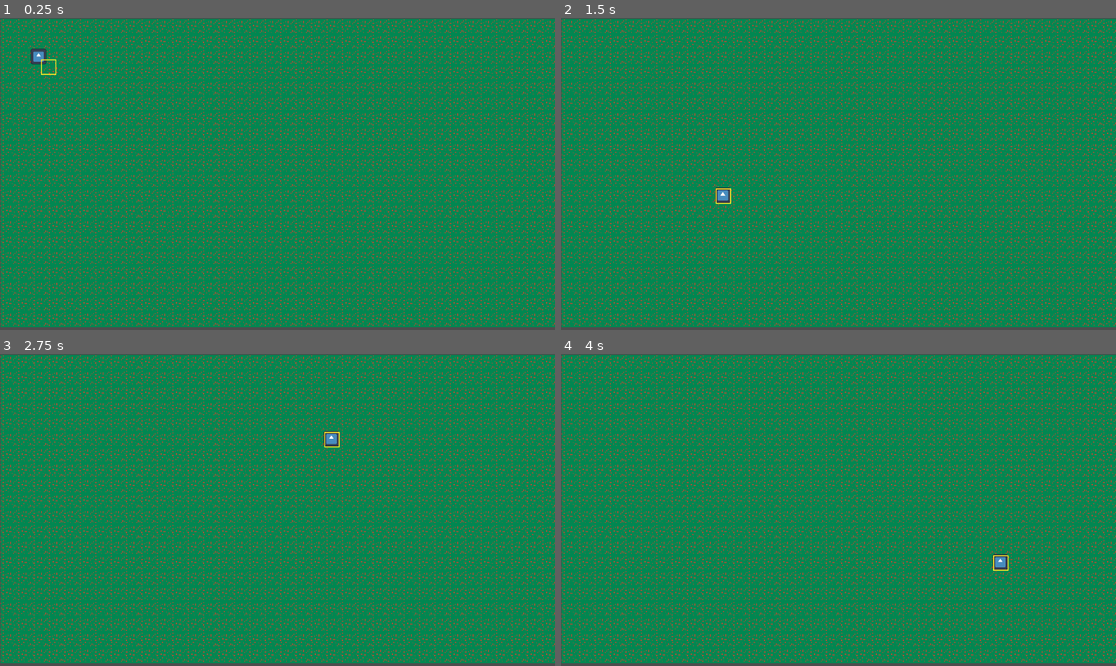
Above: before the commit, frames 1-4 (two rows, left to right).
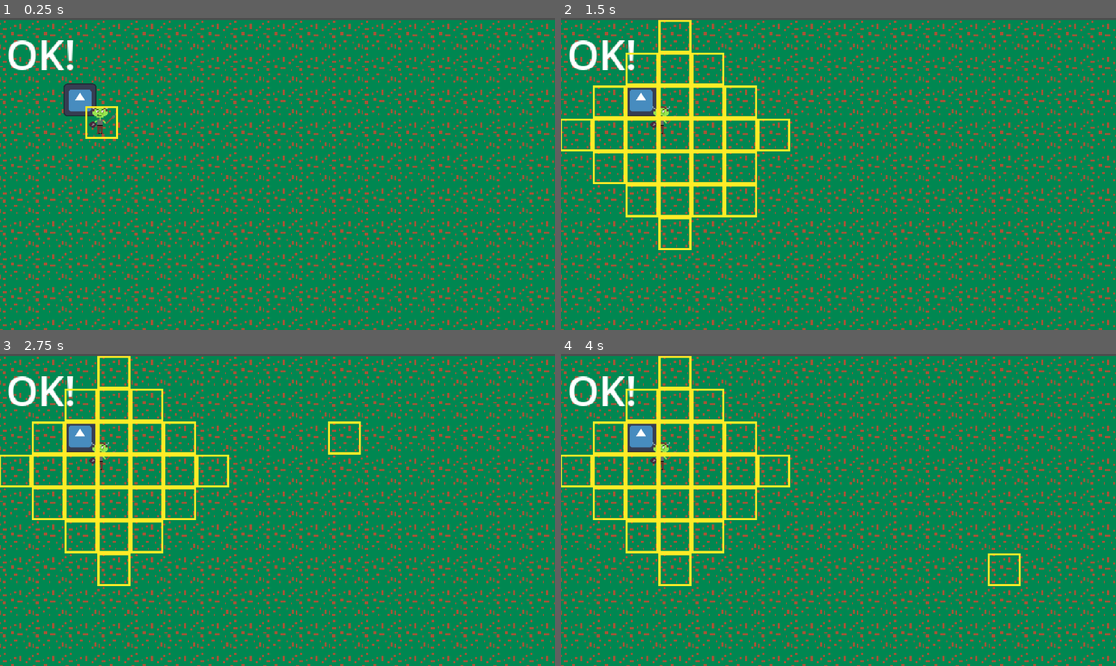
Above: after the commit, the same moments.

Repository: JacobsDevs/dndswat
Game: Godot game, scene res://Scenes/world.tscn
Two runs of this game, one before a commit and one after it. Both use one fixed random seed, a clock stepped at 60 frames per second and the inputs below. The engine's default icon, where the game draws it, is replaced by a stand-in: a white triangle on a blue panel in a dark square.
Inputs (mouse positions are in pixels of both pictures, inside the frame that each line leads up to):
- Up to frame 1 (0.25 s): no input
- Up to frame 2 (1.5 s): tap Enter at 0.5 s; move the mouse to (960, 158) at 0.52 s; click (960, 158) at 0.6 s; tap Space at 1.25 s; move the mouse to (727, 189) at 1.27 s; click (727, 189) at 1.35 s
- Up to frame 3 (2.75 s): tap Enter at 2 s; move the mouse to (333, 441) at 2.02 s; click (333, 441) at 2.1 s
- Up to frame 4 (4 s): tap Space at 2.75 s; move the mouse to (810, 572) at 2.77 s; click (810, 572) at 2.85 s; tap Enter at 3.5 s; move the mouse to (1005, 556) at 3.52 s; click (1005, 556) at 3.6 s

The runs differ from the first frame. In frame 1, 31% of the frame differs, in the area x 0-100%, y 0-100%; in frame 2, 34%; in frame 3, 34%; in frame 4, 34%.
Error before the commit: Invalid assignment of property or key 'texture' with value of type 'CompressedTexture2D' on a base object of type 'Nil'. (res://Scripts/combatant.gd:11)

Commit message:
Add: Turns, Movement, Turn progression & Camera

Diff:
--- a/Resources/enemy.gd
+++ b/Resources/enemy.gd
@@ -4,4 +4,4 @@
 @export var name: String
 @export var max_hp: int
 @export var damage_range: Array
-@export var image: Texture
+@export var image: Texture2D
--- /dev/null
+++ b/Scenes/pathfinding_handler.gd
@@ -0,0 +1,41 @@
+class_name Pathfinder
+extends Node
+
+@onready var tile_map_layer: TileMapLayer = $"../TileMapLayer"
+
+var astar = AStar2D.new()
+var directions: Array[Vector2] = [Vector2(0, 32), Vector2(0, -32), Vector2(32, 0), Vector2(-32, 0)]
+var location_dict: Dictionary = {}
+
+# Called when the node enters the scene tree for the first time.
+func _ready() -> void:
+	build_points()
+	pass # Replace with function body.
+
+# Called every frame. 'delta' is the elapsed time since the previous frame.
+func _process(delta: float) -> void:
+	pass
+
+func build_points():
+	for i in tile_map_layer.get_used_cells():
+		var location = tile_map_layer.map_to_local(i)
+		location_dict[location] = true
+		astar.add_point(astar.get_available_point_id(), location, 1)
+	for i in astar.get_point_ids():
+		var point_location = astar.get_point_position(i)
+		for j in directions:
+			if location_dict.has(point_location + j):
+				astar.connect_points(i, astar.get_closest_point(point_location + j))
+				print("Found neighbour" + str(point_location) + "at" + str(point_location + j))
+
+func calculate_destinations(speed: int, position: Vector2):
+	var successful_paths: Array
+	for i in astar.get_point_ids():
+		var potential_path = astar.get_point_path(astar.get_closest_point(position), i)
+		if potential_path.size() <= speed and potential_path.size() > 1:
+			successful_paths.append(potential_path)
+	var uniq: Dictionary
+	for i in successful_paths:
+		for j in i:
+			uniq[j] = 1
+	return uniq.keys()
--- a/Scenes/player.tscn
+++ b/Scenes/player.tscn
@@ -17,3 +17,5 @@
 [node name="Sprite2D" type="Sprite2D" parent="."]
 scale = Vector2(0.25, 0.25)
 texture = ExtResource("2_gv4mv")
+
+[node name="NavigationAgent2D" type="NavigationAgent2D" parent="."]
--- a/Scenes/world.tscn
+++ b/Scenes/world.tscn
@@ -1,11 +1,14 @@
-[gd_scene load_steps=10 format=4 uid="uid://gmdepxlmmfuy"]
+[gd_scene load_steps=12 format=4 uid="uid://gmdepxlmmfuy"]
 
 [ext_resource type="Texture2D" uid="uid://dlo7vwaeme6lc" path="res://Sprites/Tiles/Grass.png" id="1_a16wb"]
 [ext_resource type="Script" path="res://Scripts/tile_map_layer.gd" id="2_0yk47"]
 [ext_resource type="PackedScene" uid="uid://5gfglghifsu0" path="res://Scenes/player.tscn" id="2_7meun"]
 [ext_resource type="Script" path="res://Scripts/input_handler.gd" id="3_4jk2y"]
+[ext_resource type="Script" path="res://Scenes/pathfinding_handler.gd" id="3_iyesj"]
 [ext_resource type="Script" path="res://Scripts/turn_handler.gd" id="5_khh44"]
 [ext_resource type="Script" path="res://Scripts/npc_factory.gd" id="6_85ite"]
+[ext_resource type="Script" path="res://Scripts/ui.gd" id="7_l8g4c"]
+[ext_resource type="Script" path="res://Scripts/label.gd" id="7_uk0vg"]
 
 [sub_resource type="TileSetAtlasSource" id="TileSetAtlasSource_em38j"]
 texture = ExtResource("1_a16wb")
@@ -19,23 +22,22 @@
 tile_size = Vector2i(32, 32)
 sources/0 = SubResource("TileSetAtlasSource_em38j")
 
-[sub_resource type="NavigationPolygon" id="NavigationPolygon_sdpea"]
-vertices = PackedVector2Array(1142, 630, 10, 630, 10, 10, 1142, 10)
-polygons = Array[PackedInt32Array]([PackedInt32Array(0, 1, 2, 3)])
-outlines = Array[PackedVector2Array]([PackedVector2Array(0, 0, 1152, 0, 1152, 640, 0, 640)])
-cell_size = 32.0
+[node name="World" type="Node2D"]
 
-[node name="World" type="Node2D"]
+[node name="NPCFactory" type="Node" parent="."]
+script = ExtResource("6_85ite")
+
+[node name="TurnHandler" type="Node" parent="."]
+script = ExtResource("5_khh44")
+
+[node name="PathfindingHandler" type="Node" parent="."]
+script = ExtResource("3_iyesj")
 
 [node name="TileMapLayer" type="TileMapLayer" parent="."]
 position = Vector2(1, 2)
 tile_map_data = PackedByteArray("AAAAAAAAAAAAAAAAAAAAAAEAAAAAAAAAAAAAAAIAAAAAAAAAAAAAAAMAAAAAAAAAAAAAAAQAAAAAAAAAAAAAAA …(11440 unchanged characters)…
 tile_set = SubResource("TileSet_wat6a")
 script = ExtResource("2_0yk47")
-
-[node name="NavigationRegion2D" type="NavigationRegion2D" parent="TileMapLayer"]
-position = Vector2(-1, -2)
-navigation_polygon = SubResource("NavigationPolygon_sdpea")
 
 [node name="Character" parent="." instance=ExtResource("2_7meun")]
 position = Vector2(80, 80)
@@ -44,8 +46,23 @@
 position = Vector2(1, 2)
 script = ExtResource("3_4jk2y")
 
-[node name="TurnHandler" type="Node" parent="."]
-script = ExtResource("5_khh44")
+[node name="UI" type="Control" parent="."]
+layout_mode = 3
+anchors_preset = 0
+offset_right = 40.0
+offset_bottom = 40.0
+script = ExtResource("7_l8g4c")
 
-[node name="NPCFactory" type="Node" parent="."]
-script = ExtResource("6_85ite")
+[node name="TurnLabel" type="Label" parent="UI"]
+layout_mode = 0
+offset_left = 8.0
+offset_top = 8.0
+offset_right = 48.0
+offset_bottom = 31.0
+theme_override_font_sizes/font_size = 40
+text = "OK!"
+script = ExtResource("7_uk0vg")
+
+[node name="Camera2D" type="Camera2D" parent="."]
+position = Vector2(272, 152)
+zoom = Vector2(2.135, 2.135)
--- a/Scripts/character_body_2d.gd
+++ b/Scripts/character_body_2d.gd
@@ -3,7 +3,7 @@
 
 const SPEED = 300.0
 const JUMP_VELOCITY = -400.0
-
+var _name = "Test"
 
 func _physics_process(delta: float) -> void:
 	pass
--- a/Scripts/combatant.gd
+++ b/Scripts/combatant.gd
@@ -1,15 +1,18 @@
 class_name Combatant
 extends Node2D
 
-@onready var sprite_2d: Sprite2D = $Sprite2D
-var combatant_name: String
+var sprite_2d: Sprite2D
+var _name: String
 # Called when the node enters the scene tree for the first time.
 func _ready() -> void:
 	pass
 
-func _init(resource: Enemy) -> void:
+func setup(resource: Enemy) -> void:
+	sprite_2d = $Sprite2D
+	print(resource.name)
+	print(resource.image)
+	self._name = resource.name
 	self.sprite_2d.texture = resource.image
-	self.combatant_name = resource.name
 
 # Called every frame. 'delta' is the elapsed time since the previous frame.
 func _process(delta: float) -> void:
--- a/Scripts/input_handler.gd
+++ b/Scripts/input_handler.gd
@@ -3,9 +3,13 @@
 @onready var world: Node2D = $".."
 @onready var tile_map_layer: TileMapLayer = $"../TileMapLayer"
 @onready var character: CharacterBody2D = $"../Character"
+@onready var turn_handler: TurnHandler = $"../TurnHandler"
+@onready var pathfinding_handler: Pathfinder = $"../PathfindingHandler"
 const SELECTOR = preload("res://Scenes/Selector.tscn")
+var neighbours: Array = []
 var inst
-
+var current_point
+var valid_spaces = []
 # Called when the node enters the scene tree for the first time.
 func _ready() -> void:
 	var instance = SELECTOR.instantiate()
@@ -15,14 +19,34 @@
 
 func _input(event) -> void:
 	if event is InputEventMouseMotion or event is InputEventMouseButton:
-		var loc = tile_map_layer.local_to_map(event.global_position)
+		var loc = tile_map_layer.local_to_map(get_global_mouse_position())
+		if valid_spaces == []:
+			valid_spaces = pathfinding_handler.calculate_destinations(turn_handler.available_movement + 1, turn_handler.active_actor.position)
 		if event is InputEventMouseMotion:
-			print("Coods is " + str(tile_map_layer.local_to_map(event.global_position)))
-			inst.position = tile_map_layer.map_to_local(loc)
+			var point = pathfinding_handler.astar.get_closest_point(event.global_position)
+			if current_point == point:
+				return
+			else:
+				current_point = point
+				var connections = pathfinding_handler.astar.get_point_connections(point)
+				for i in neighbours:
+					remove_child(i)
+				neighbours = []
+				for i in valid_spaces:
+					var inst = SELECTOR.instantiate()
+					inst.position = i
+					add_child(inst)
+					neighbours.append(inst)
+				inst.position = tile_map_layer.map_to_local(loc)
 		if event is InputEventMouseButton:
 			if Input.is_action_just_released("left_click"):
-				print("Ok!")
-				character.position = tile_map_layer.map_to_local(loc)
+				if valid_spaces.has(tile_map_layer.map_to_local(loc)):
+					var player_point = pathfinding_handler.astar.get_closest_point(turn_handler.active_actor.position)
+					var destination = pathfinding_handler.astar.get_closest_point(tile_map_layer.map_to_local(loc))
+					var path_array = pathfinding_handler.astar.get_point_path(player_point, destination)
+					turn_handler.active_actor.position = tile_map_layer.map_to_local(loc)
+					turn_handler.progress_turn(path_array.size() - 1)
+					valid_spaces = []
 
 # Called every frame. 'delta' is the elapsed time since the previous frame.
 func _process(delta: float) -> void:
--- /dev/null
+++ b/Scripts/label.gd
@@ -0,0 +1,14 @@
+extends Label
+
+
+# Called when the node enters the scene tree for the first time.
+func _ready() -> void:
+	pass # Replace with function body.
+
+
+# Called every frame. 'delta' is the elapsed time since the previous frame.
+func _process(delta: float) -> void:
+	pass
+
+func set_turn(combatant):
+	text = combatant._name
--- a/Scripts/npc_factory.gd
+++ b/Scripts/npc_factory.gd
@@ -1,14 +1,18 @@
+class_name NPCFactory
 extends Node
 
-
+@onready var combatant = preload('res://Scenes/combatant.tscn')
+@onready var data: Resource = preload("res://Resources/Goblin.tres")
 # Called when the node enters the scene tree for the first time.
 func _ready() -> void:
-	pass # Replace with function body.
+	pass
 
 
 # Called every frame. 'delta' is the elapsed time since the previous frame.
 func _process(delta: float) -> void:
 	pass
 
-#func create_enemy() -> Enemy:
-	#pass
+func create_enemy() -> Combatant:
+	var enemy: Combatant = combatant.instantiate()
+	enemy.setup(data)
+	return enemy
--- a/Scripts/turn_handler.gd
+++ b/Scripts/turn_handler.gd
@@ -1,31 +1,37 @@
+class_name TurnHandler
 extends Node
+
+@onready var npc_factory: NPCFactory = $"../NPCFactory"
+@onready var character: CharacterBody2D = $"../Character"
+@onready var ui: Control = $"../UI"
 
 var actor_list: Array = []
 var active_actor
-var goblin: Enemy = preload("res://Resources/Goblin.tres")
-var combatant = preload("res://Scenes/combatant.tscn")
+var available_movement = 3
+
 # Called when the node enters the scene tree for the first time.
 func _ready() -> void:
-	var combi = load("res://Scripts/combatant.gd")
-	var cb: Node2D = combi.new(goblin)
-	actor_list.append(cb.name)
-	add_child(cb)
-	cb.position = Vector2(200, 200)
-	print(actor_list)
-
-# Called every frame. 'delta' is the elapsed time since the previous frame
-func _process(delta: float) -> void:
-	pass
+	var e1 = npc_factory.create_enemy()
+	add_child(e1)
+	e1.position = Vector2(100, 100)
+	actor_list.append(e1)
+	actor_list.append(character)
+	get_next()
 
 # Gets the next actor in the actor_list
 func get_next():
-	return actor_list.pop_front()
+	active_actor = actor_list.pop_front()
 
 # Gets the next actor in the actor_list without altering the original list
 func preview_next():
 	return actor_list[0]
 
 # Puts the actor at the back of the actor_list
-func progress_turn():
-	actor_list.push_back(active_actor)
-	active_actor = actor_list.pop_front()
+func progress_turn(move_cost: int):
+	available_movement -= move_cost
+	if available_movement <= 0:
+		if active_actor:
+			actor_list.push_back(active_actor)
+		get_next()
+		available_movement = 3
+		ui.turn_label.set_turn(active_actor)
--- /dev/null
+++ b/Scripts/ui.gd
@@ -0,0 +1,12 @@
+extends Control
+
+@onready var turn_label: Label = $TurnLabel
+
+# Called when the node enters the scene tree for the first time.
+func _ready() -> void:
+	pass # Replace with function body.
+
+
+# Called every frame. 'delta' is the elapsed time since the previous frame.
+func _process(delta: float) -> void:
+	pass
Not shown: 1 places in Scenes/combatant.tscn that only renumber resources
